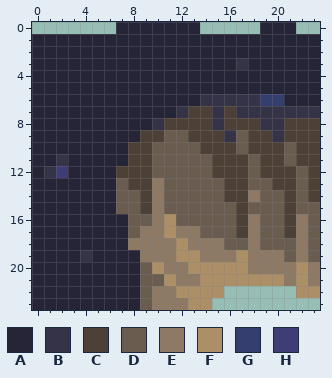
Two states of a pixel-art file, assets_src/image/decoration/unit/NECaveCorner.ase. That is the earlier state.
24x24 pixels, 1 frame.
Palette (. is transparent): A #262437  B #353348  C #4d4036  D #6b5c50  E #8d7964  F #ac8e67  G #343e6f  H #3e3d75
Pixels before, first column x 0:
 0 .......AAAAAAA.....AAA..
 1 AAAAAAAAAAAAAAAAAAAAAAAA
 2 AAAAAAAAAAAAAAAAAAAAAAAA
 3 AAAAAAAAAAAAAAAAABAAAAAA
 4 AAAAAAAAAAAAAAAAAAAAAAAA
 5 AAAAAAAAAAAAAAAAAAAAAAAA
 6 AAAAAAAAAAAAAABBBBBGGAAA
 7 AAAAAAAAAAAABCCBCBBBBBBB
 8 AAAAAAAAAABCCCCBCCCBBCCC
 9 AAAAAAAAACCDDCCCBDCCBCCC
10 AAAAAAAACCDDDDCCCDCCCDCC
11 AABAAAAACCDDDDDCCCDCCDCC
12 ABHAAAACCCDDDDDCCCDCCCDC
13 AAAAAAADCCEDDDDDCCDDCCDC
14 AAAAAAADDCEDDDDDCCEDDCDC
15 AAAAAAADDCEDDDDDDCDDDCDD
16 AAAAAAAADDEFDDDDDCEDDCED
17 AAAAAAAADEEFEEDDDCEDDCED
18 AAAAAAAAEEEEFEEEDDEDDDED
19 AAAABAAAAEEEFFEEEFEEEDED
20 AAAAAAAAADFEEFFFFFEEEEFE
21 AAAAAAAAADDFEEFFFFFFFEFE
22 AAAAAAAAADEEFFFF......FF
23 AAAAAAAAADEEEFF.........
The result:
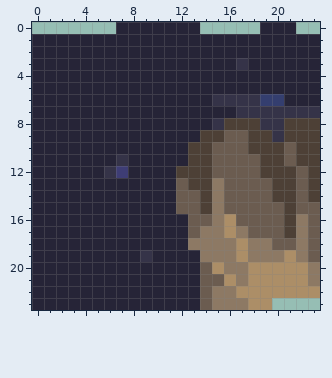
Edits made:
{"where": "layer \"Flattened\""}
{"y":6,"x":14,"old":"B","new":"A"}
{"y":7,"x":12,"old":"BCCBC","new":"AAAAA"}
{"y":8,"x":10,"old":"BCCCC","new":"AAAAA"}
{"y":9,"x":9,"old":"CCDDC","new":"AAAAA"}
{"y":9,"x":16,"old":"B","new":"D"}
{"y":10,"x":8,"old":"CCDDDD","new":"AAAAAC"}
{"y":10,"x":15,"old":"CC","new":"DD"}
{"y":11,"x":2,"old":"B","new":"A"}
{"y":11,"x":7,"old":"ACCDDDDDCCC","new":"BAAAAACCDDD"}
{"y":12,"x":1,"old":"BH","new":"AA"}
{"y":12,"x":6,"old":"ACCCDDDDDCCC","new":"BHAAAACCCDDD"}
{"y":13,"x":7,"old":"DCCED","new":"AAAAA"}
{"y":13,"x":13,"old":"DDDCC","new":"CCEDD"}
{"y":14,"x":7,"old":"DDCED","new":"AAAAA"}
{"y":14,"x":14,"old":"DDCCE","new":"CEDDD"}
{"y":14,"x":20,"old":"D","new":"C"}
{"y":15,"x":7,"old":"DDCED","new":"AAAAA"}
{"y":15,"x":14,"old":"DD","new":"CE"}
{"y":15,"x":17,"old":"C","new":"D"}
{"y":16,"x":8,"old":"DDEFD","new":"AAAAA"}
{"y":16,"x":15,"old":"DDCE","new":"EFDD"}
{"y":17,"x":8,"old":"DEEFEEDDDCE","new":"AAAAADEEFED"}
{"y":18,"x":8,"old":"EEEEF","new":"AAAAA"}
{"y":18,"x":16,"old":"DD","new":"EF"}
{"y":18,"x":19,"old":"D","new":"E"}
{"y":19,"x":4,"old":"B","new":"A"}
{"y":19,"x":9,"old":"EEEFF","new":"BAAAA"}
{"y":19,"x":21,"old":"D","new":"F"}
{"y":20,"x":9,"old":"DFEEFF","new":"AAAAAD"}
{"y":20,"x":16,"old":"FFEEEE","new":"EEFFFF"}
{"y":21,"x":9,"old":"DDFEEFF","new":"AAAAADD"}
{"y":21,"x":17,"old":"F","new":"E"}
{"y":21,"x":21,"old":"E","new":"F"}
{"y":22,"x":9,"old":"DEEFFFF......","new":"AAAAADEEFFFFF"}
{"y":23,"x":9,"old":"DEEEFF.....","new":"AAAAADEEEFF"}
{"label":"changed","picture_box":[80,94,296,310]}
{"label":"changed","picture_box":[44,154,68,178]}
